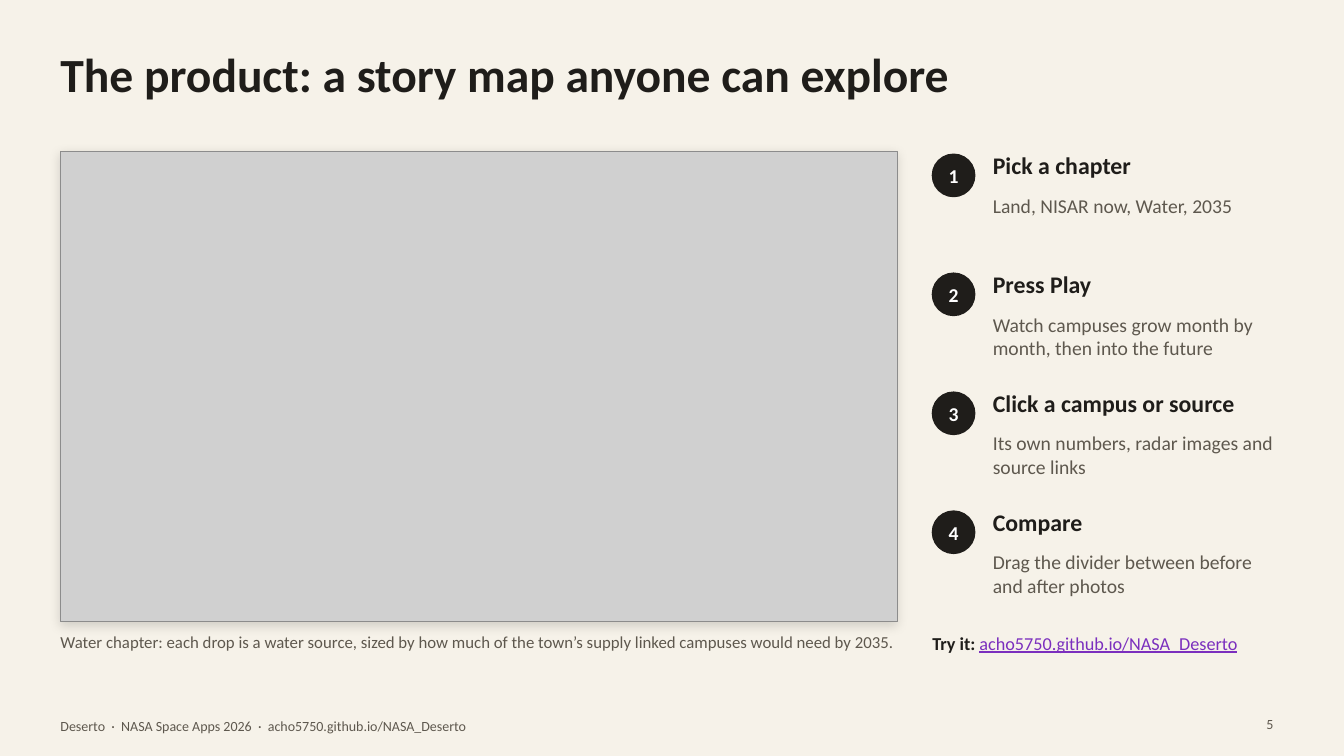
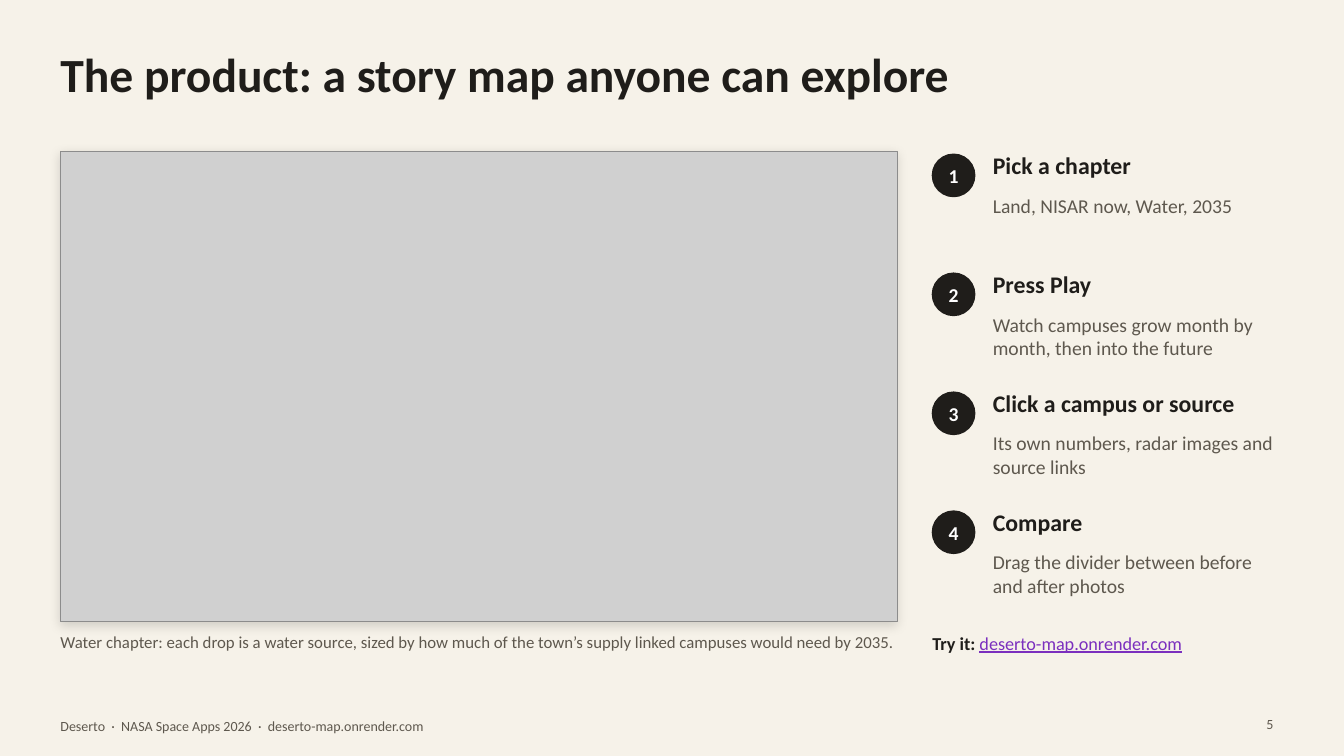
Before and after one commit to acho5750/NASA_Deserto, a slide deck: slide 5 of docs/deck/Data_Centers_and_Water_deck.pptx. Drawn at 1344x756 pixels with LibreOffice and Linux fonts; fonts in the diff are those of the drawing; grey boxes stand for pictures. Boxes give left, top, right and bottom in pixels: in the first picture for what was removed or moved away, otherwise in the second. Text is boxed around its words. In the diff, an @@ line names an element or a change of style, - is before the commit and + after.

```diff
--- a/docs/deck/Data_Centers_and_Water_deck.pptx
+++ b/docs/deck/Data_Centers_and_Water_deck.pptx
@@ text at (x1=932, y1=637, x2=1181, y2=653): text changed @@
-Try it: acho5750.github.io/NASA_Deserto
+Try it: deserto-map.onrender.com
@@ text at (x1=60, y1=721, x2=424, y2=733): text changed @@
-Deserto · NASA Space Apps 2026 · acho5750.github.io/NASA_Deserto
+Deserto · NASA Space Apps 2026 · deserto-map.onrender.com
```
Also in this commit, not shown: 6 other slides changed, 2 other files.
